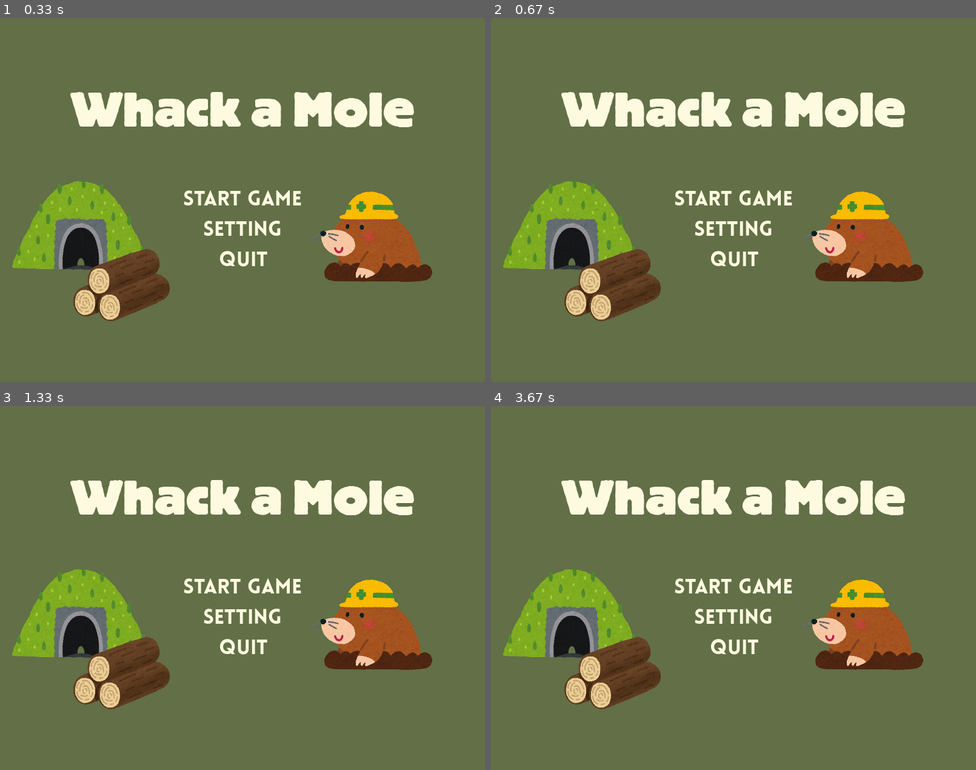
Above: before the commit, frames 1-4 (two rows, left to right).
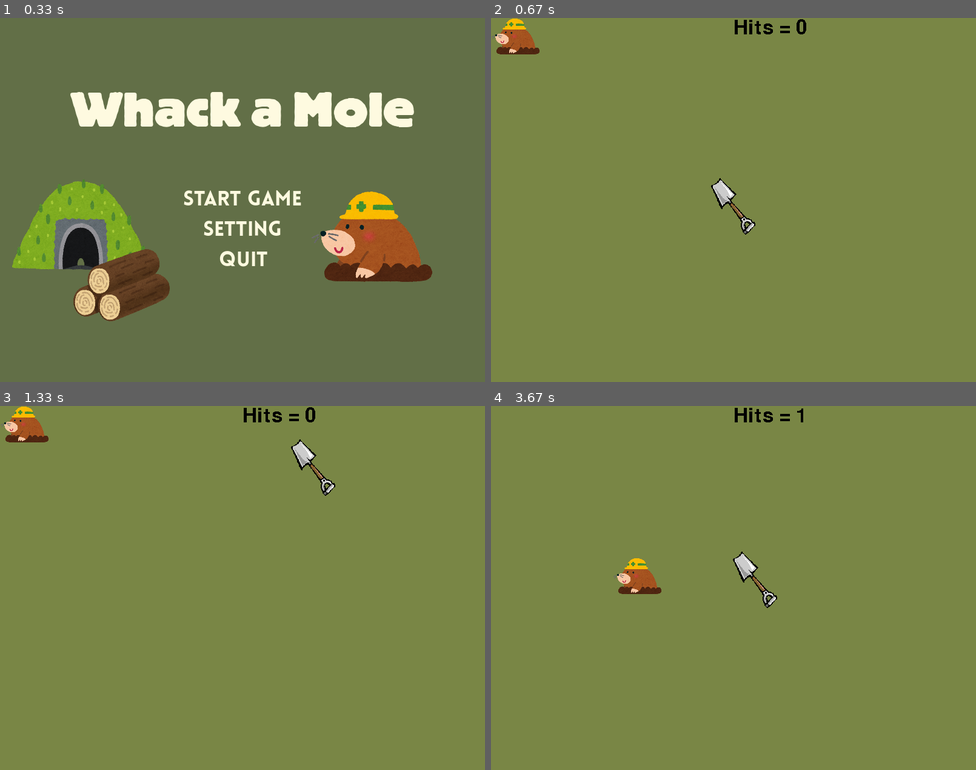
Above: after the commit, the same moments.

Repository: hauuto/Whack-a-mole
Game: pygame game, started from src/main.py
Same seed, same stepped clock (60 frames per second), same inputs: the game is played once before the commit and once after it.
Inputs (mouse positions are in pixels of both pictures, inside the frame that each line leads up to):
- Up to frame 1 (0.33 s): no input
- Up to frame 2 (0.67 s): click (733, 200) at 0.38 s
- Up to frame 3 (1.33 s): click (126, 591) at 0.72 s; click (315, 460) at 1.05 s
- Up to frame 4 (3.67 s): click (743, 464) at 1.38 s; click (738, 624) at 1.72 s; click (859, 646) at 2.05 s; click (549, 507) at 2.38 s; click (908, 558) at 2.72 s; click (903, 660) at 3.05 s; click (752, 573) at 3.38 s

Frame 1 is identical in both runs. In frame 2, 17% of the frame differs, in the area x 0-90%, y 0-84%; in frame 3, 17%; in frame 4, 17%, in the area x 2-90%, y 0-84%.

Commit message:
feat: main_menu button

Diff:
--- a/src/Whack-a-mole.py
+++ b/src/Whack-a-mole.py
@@ -43,27 +43,30 @@
 green = (121,134,69)
 # Game loop
 while True:
-    ev = event.wait()
-    if (ev.type == QUIT) or (ev.type == KEYDOWN and ev.key == K_ESCAPE):
-        pygame.quit()
-        sys.exit()
+    for ev in event.get():
+        if (ev.type == QUIT) or (ev.type == KEYDOWN and ev.key == K_ESCAPE):
+            pygame.quit()
+            sys.exit()
 
-    if (ev.type == MOUSEBUTTONDOWN):
-        for mole in moles:
-            if shovel.rect.colliderect(mole.rect):
+        if (ev.type == MOUSEBUTTONDOWN):
+            for mole in moles:
+                if shovel.rect.colliderect(mole.rect):
+                    mole.flee(moles)
+                    hit_sound.play()
+                    hits += 1
+
+                    explosion = Explosion(mole.rect.center)
+                    all_sprites.add(explosion)
+
+                    if hits % 20 ==0:
+                        time.set_timer(MOVE_MOLE, delay)
+                        new_mole = Mole(color=(randint(100,255),randint(100,255),randint(100,255)))
+                        moles.append(new_mole)
+                        all_sprites.add(new_mole)
+
+        if (ev.type == MOVE_MOLE):
+            for mole in moles:
                 mole.flee(moles)
-                hit_sound.play()
-                hits += 1
-
-                if hits % 20 ==0:
-                    time.set_timer(MOVE_MOLE, delay)
-                    new_mole = Mole(color=(randint(100,255),randint(100,255),randint(100,255)))
-                    moles.append(new_mole)
-                    all_sprites.add(new_mole)
-
-    if (ev.type == MOVE_MOLE):
-        for mole in moles:
-            mole.flee(moles)
 
 
     screen.fill(Color(green))
@@ -73,3 +76,6 @@
     all_sprites.draw(screen)
     screen.blit(shovel.image, shovel.rect)
     display.update()
+
+
+    pygame.time.Clock().tick(60)
--- a/src/main.py
+++ b/src/main.py
@@ -3,11 +3,13 @@
 
 from settings import *
 
+from sprites import *
+from pygame.sprite import *
+
 
 pygame.init()
 pygame.font.init()
-from sprites import *
-from pygame.sprite import *
+
 
 screen = pygame.display.set_mode(screen_size)
 display.set_caption("Main Menu")
@@ -24,34 +26,64 @@
 #color
 green = (98,111,71)
 beige = (254, 250, 224)
+highlight_color = (103, 70, 54)
 while True:
+
+    #sound
+
+    main_menu_sound.play()
+    #
+
+
+    #screen
     screen.fill(green)
     all_sprites.draw(screen)
+    #
+
     #
 
     #
     game_title = header.render("Whack a Mole", True, beige)
     text_rect = game_title.get_rect(center = (screen.get_rect().centerx, screen.get_rect().centery - 150))
     screen.blit(game_title, text_rect)
+
+    mouse_pos = pygame.mouse.get_pos()
+
     #
     start_game_text = f.render("START GAME", True, beige)
-    text_rect = start_game_text.get_rect(center = screen.get_rect().center)
-    screen.blit(start_game_text, text_rect)
+    start_game_rect = start_game_text.get_rect(center=screen.get_rect().center)
+    start_game_color = highlight_color if start_game_rect.collidepoint(pygame.mouse.get_pos()) else beige
+    start_game_text = f.render("START GAME", True, start_game_color)
+    screen.blit(start_game_text, start_game_rect)
     #
 
     #
     setting_text = f.render("SETTING", True, beige)
-    text_rect = setting_text.get_rect(center = (screen.get_rect().centerx, screen.get_rect().centery + 50))
-    screen.blit(setting_text, text_rect)
+    setting_rect = setting_text.get_rect(center=(screen.get_rect().centerx, screen.get_rect().centery + 50))
+    setting_color = highlight_color if setting_rect.collidepoint(mouse_pos) else beige
+    setting_text = f.render("SETTING", True, setting_color)
+    screen.blit(setting_text, setting_rect)
     #
 
     #
     quit_text = f.render("QUIT", True, beige)
-    text_rect = quit_text.get_rect(center = (screen.get_rect().centerx, screen.get_rect().centery + 100))
-    screen.blit(quit_text, text_rect)
+    quit_rect = quit_text.get_rect(center=(screen.get_rect().centerx, screen.get_rect().centery + 100))
+    quit_color = highlight_color if quit_rect.collidepoint(mouse_pos) else beige
+    quit_text = f.render("QUIT", True, quit_color)
+    screen.blit(quit_text, quit_rect)
     #
 
     pygame.display.update()
-    if pygame.event.get(pygame.QUIT):
-        pygame.quit()
-        sys.exit()
+    for event in pygame.event.get():
+        if event.type == pygame.QUIT:
+            pygame.quit()
+            sys.exit()
+        if event.type == pygame.MOUSEBUTTONDOWN:
+            if start_game_rect.collidepoint(event.pos):
+                main_menu_sound.stop()
+                exec(open("Whack-a-mole.py").read())
+            if setting_rect.collidepoint(event.pos):
+                exec(open("settings.py").read())
+            if quit_rect.collidepoint(event.pos):
+                pygame.quit()
+                sys.exit()
--- a/src/settings.py
+++ b/src/settings.py
@@ -14,7 +14,11 @@
 mixer.init()
 # Load sounds
 hit_sound = Sound("../assets/sounds/hit.wav")
+hit_sound.set_volume(0.1)
 
+
+main_menu_sound = Sound("../assets/sounds/background_music.wav")
+main_menu_sound.set_volume(0.01)
 
 #Font settings
 font.init()
--- a/src/sprites.py
+++ b/src/sprites.py
@@ -38,6 +38,10 @@
         self.image = image.load("../assets/images/shovel.gif").convert_alpha()
         self.rect = self.image.get_rect()
 
+    def update(self):
+        self.rect.center = mouse.get_pos()
+        self.rect.move_ip(0, 10)
+
 
 class Log(Sprite):
     def __init__(self):
@@ -56,3 +60,28 @@
         self.image = pygame.transform.scale(self.image, (screen_width//3.5, screen_height//4))
         self.rect = self.image.get_rect()
         self.rect.center = (1/6*screen_width, 1.7/3*screen_height)
+
+class Explosion(Sprite):
+    def __init__(self, center):
+        Sprite.__init__(self)
+        self.image = image.load("../assets/images/explosion.png").convert_alpha()
+        self.image = pygame.transform.scale(self.image, (screen_width//10, screen_height//10))
+        self.rect = self.image.get_rect()
+        self.rect.center = center
+        self.frame = 0
+        self.last_update = time.get_ticks()
+        self.frame_rate = 50
+
+    def update(self):
+        now = time.get_ticks()
+        if now - self.last_update > self.frame_rate:
+            self.last_update = now
+            self.frame += 1
+            if self.frame == 6:
+                self.kill()
+            else:
+                center = self.rect.center
+                self.image = image.load("../assets/images/explosion.png".format(self.frame)).convert_alpha()
+                self.image = pygame.transform.scale(self.image, (screen_width//10, screen_height//10))
+                self.rect = self.image.get_rect()
+                self.rect.center = center
Binary file added: assets/images/explosion.png
Not shown, added: assets/images/explosion-effect-isolated.zip
Not shown, added: assets/sounds/background_music.wav
